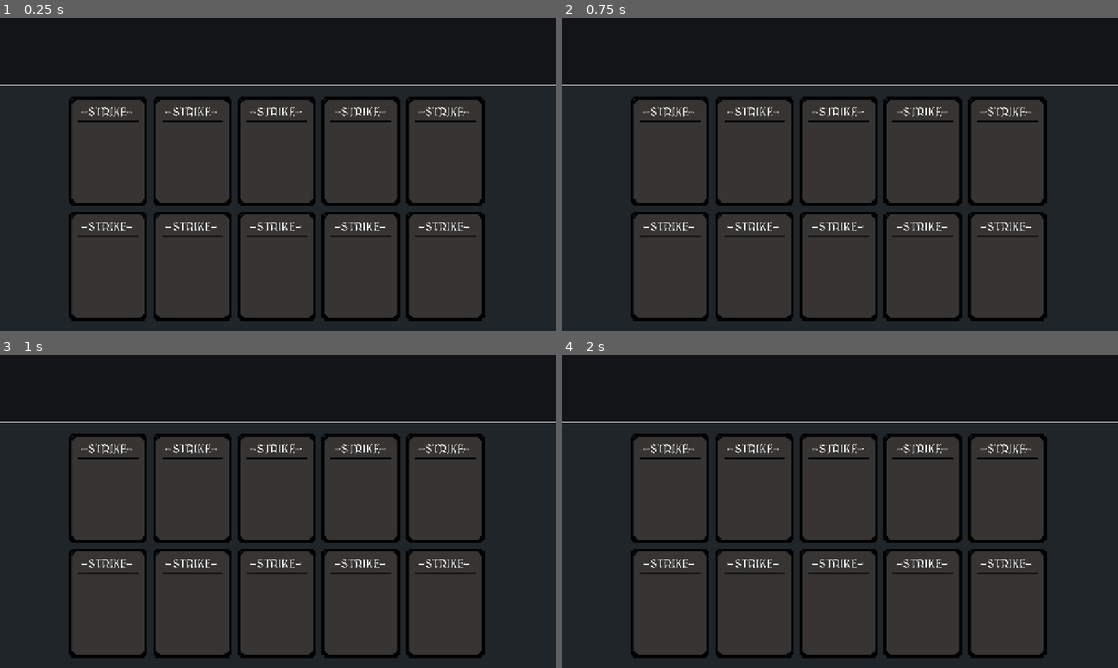
Above: before the commit, frames 1-4 (two rows, left to right).
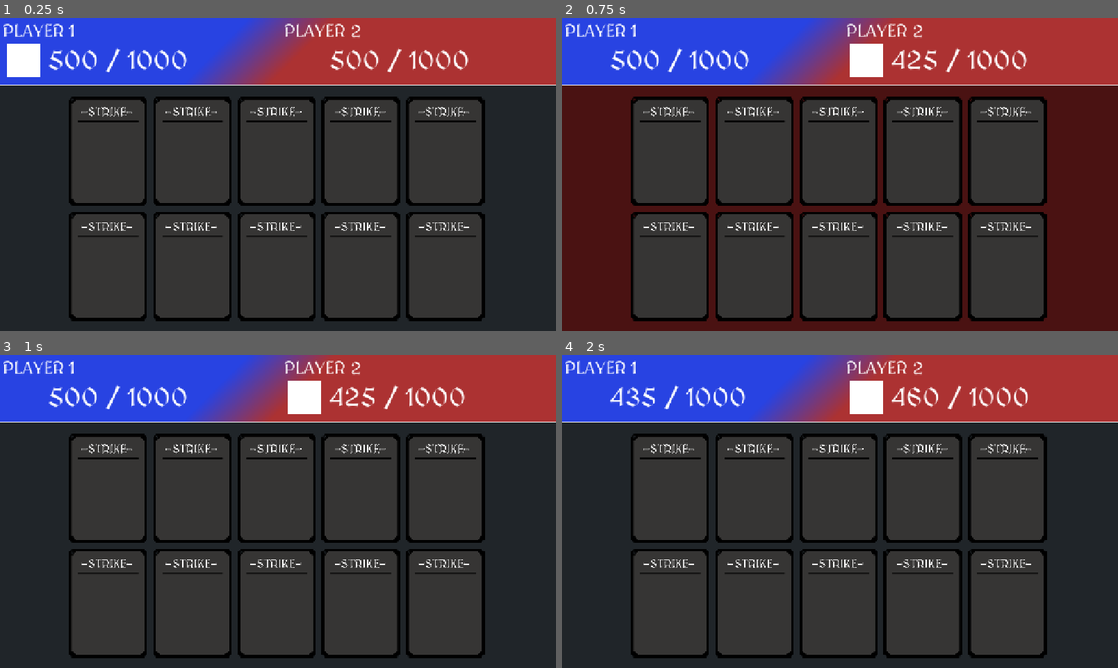
Above: after the commit, the same moments.

Repository: d3V-E/PVP
Game: Godot game, scene res://scenes/main_game.tscn
Two runs of this game, one before a commit and one after it. Both use one fixed random seed, a clock stepped at 60 frames per second and the inputs below. Before the commit the project has no main scene; this scene is started directly in both runs.
Inputs (mouse positions are in pixels of both pictures, inside the frame that each line leads up to):
- Up to frame 1 (0.25 s): no input
- Up to frame 2 (0.75 s): click (667, 152) at 0.5 s
- Up to frame 3 (1 s): no input
- Up to frame 4 (2 s): click (667, 602) at 1.25 s

The runs differ from the first frame. In frame 1, 21% of the frame differs, in the area x 0-100%, y 0-22%; in frame 2, 51%, in the area x 0-100%, y 0-100%; in frame 3, 21%; in frame 4, 21%.

Commit message:
Update 2

Diff:
--- a/project.godot
+++ b/project.godot
@@ -11,6 +11,7 @@
 [application]
 
 config/name="Blank w6"
+run/main_scene="uid://bl08qco3twe7o"
 config/features=PackedStringArray("4.7", "Forward Plus")
 config/icon="res://icon.svg"
 
--- a/scenes/main_game.tscn
+++ b/scenes/main_game.tscn
@@ -4,9 +4,11 @@
 [ext_resource type="Texture2D" uid="uid://c1atwek875286" path="res://assets/Main Background.png" id="2_0rdsr"]
 [ext_resource type="Texture2D" uid="uid://dg2ea4dwk6x86" path="res://assets/Heal.png" id="3_ipu61"]
 [ext_resource type="Texture2D" uid="uid://cgsqxivkrwi8s" path="res://assets/Damage.png" id="4_ygxny"]
-[ext_resource type="Texture2D" uid="uid://crfloxftcbkku" path="res://assets/Header.png" id="5_ipu61"]
+[ext_resource type="Texture2D" uid="uid://dk3bbvafo12q3" path="res://assets/Header Players.png" id="5_70vka"]
+[ext_resource type="FontFile" uid="uid://duhqq80b2uj1p" path="res://assets/MedievalSharp-Regular.ttf" id="6_2l77h"]
 [ext_resource type="Texture2D" uid="uid://dp80kygpyh5xh" path="res://assets/Breaker Line.png" id="6_ygxny"]
 [ext_resource type="Texture2D" uid="uid://bogipqc3l3ya7" path="res://assets/Holder .png" id="7_wi4c7"]
+[ext_resource type="Texture2D" uid="uid://dft0gt057vkrk" path="res://assets/Pointer.png" id="9_2l77h"]
 
 [node name="Main Game" type="Node2D" unique_id=447927896]
 script = ExtResource("1_s3esy")
@@ -29,8 +31,47 @@
 
 [node name="Header" type="Sprite2D" parent="Main Canvas" unique_id=795250219]
 position = Vector2(640, 76)
-scale = Vector2(1, 1.52)
-texture = ExtResource("5_ipu61")
+texture = ExtResource("5_70vka")
+
+[node name="Header Player 1" type="RichTextLabel" parent="Main Canvas/Header" unique_id=1550522902]
+offset_left = -634.0
+offset_top = -67.0
+offset_right = -455.0
+offset_bottom = -21.0
+theme_override_fonts/normal_font = ExtResource("6_2l77h")
+theme_override_font_sizes/normal_font_size = 40
+text = "PLAYER 1"
+vertical_alignment = 1
+
+[node name="Header Player 2" type="RichTextLabel" parent="Main Canvas/Header" unique_id=140573086]
+offset_left = 14.0
+offset_top = -67.0
+offset_right = 193.0
+offset_bottom = -21.0
+theme_override_fonts/normal_font = ExtResource("6_2l77h")
+theme_override_font_sizes/normal_font_size = 40
+text = "PLAYER 2"
+vertical_alignment = 1
+
+[node name="Player 1 Health" type="RichTextLabel" parent="Main Canvas/Header" unique_id=1920004960]
+offset_left = -529.0
+offset_top = -17.0
+offset_right = -29.0
+offset_bottom = 67.0
+theme_override_fonts/normal_font = ExtResource("6_2l77h")
+theme_override_font_sizes/normal_font_size = 60
+text = "1000 / 1000"
+vertical_alignment = 1
+
+[node name="Player 2 Health" type="RichTextLabel" parent="Main Canvas/Header" unique_id=1282813028]
+offset_left = 119.0
+offset_top = -17.0
+offset_right = 619.0
+offset_bottom = 67.0
+theme_override_fonts/normal_font = ExtResource("6_2l77h")
+theme_override_font_sizes/normal_font_size = 60
+text = "1000 / 1000"
+vertical_alignment = 1
 
 [node name="BreakerLine" type="Sprite2D" parent="Main Canvas" unique_id=2076992853]
 position = Vector2(640, 154)
@@ -105,3 +146,22 @@
 offset_right = 1115.0
 offset_bottom = 696.0
 texture_normal = ExtResource("7_wi4c7")
+
+[node name="Pointer1" type="Sprite2D" parent="Main Canvas" unique_id=1011917625]
+position = Vector2(54, 98)
+scale = Vector2(2.375, 2.375)
+texture = ExtResource("9_2l77h")
+
+[node name="Pointer2" type="Sprite2D" parent="Main Canvas" unique_id=523819324]
+position = Vector2(702.00006, 98)
+scale = Vector2(2.375, 2.375)
+texture = ExtResource("9_2l77h")
+
+[node name="AutoUpdate" type="Timer" parent="Main Canvas" unique_id=1583954011]
+autostart = true
+
+[connection signal="button_down" from="Main Canvas/Strike" to="." method="_on_strike_button_down"]
+[connection signal="button_up" from="Main Canvas/Strike" to="." method="_on_strike_button_up"]
+[connection signal="button_down" from="Main Canvas/Vampire" to="." method="_on_vampire_button_down"]
+[connection signal="button_up" from="Main Canvas/Vampire" to="." method="_on_vampire_button_up"]
+[connection signal="timeout" from="Main Canvas/AutoUpdate" to="." method="_on_auto_update_timeout"]
--- a/scripts/main_game.gd
+++ b/scripts/main_game.gd
@@ -2,7 +2,8 @@
 
 
 
-
+@onready var pointerp1:Sprite2D = $"Main Canvas/Pointer1"
+@onready var pointerp2:Sprite2D = $"Main Canvas/Pointer2"
 @onready var healbackground:Sprite2D = $"Main Canvas/Heal"
 @onready var dmgbackground:Sprite2D = $"Main Canvas/Damage"
 @onready var strike:TextureButton = $"Main Canvas/Strike"
@@ -14,23 +15,132 @@
 @onready var minipotion:TextureButton = $"Main Canvas/Mini poison"
 @onready var plague:TextureButton = $"Main Canvas/Plague"
 @onready var boost:TextureButton = $"Main Canvas/Boost"
-@onready var sheidl :TextureButton = $"Main Canvas/Sheild"
+@onready var sheild :TextureButton = $"Main Canvas/Sheild"
 
+@onready var p1ht : RichTextLabel = $"Main Canvas/Header/Player 1 Health"
+@onready var p2ht:RichTextLabel = $"Main Canvas/Header/Player 2 Health"
+
+var player1h = 500
+var player2h = 500
+var player1max = 1000
+var player2max = 1000
+var turn = "PLAYER1"
+var player1boost = 1
+var player2boost = 1
+var strikedmg = 75
+var vampiredmg = 65
+var vampireheal = 35
+var vampirep1 = 0
+var vampirep2 = 0
 
 
 func _ready():
 	healbackground.visible = false
 	dmgbackground.visible = false
+	strike.pivot_offset = strike.size / 2
+	vampire.pivot_offset = vampire.size / 2
+	meteor.pivot_offset = meteor.size / 2
+	quickheal.pivot_offset = quickheal.size / 2
+	clean.pivot_offset = clean.size / 2
+	light.pivot_offset = light.size / 2
+	minipotion.pivot_offset = minipotion.size / 2
+	plague.pivot_offset = plague.size / 2
+	boost.pivot_offset = boost.size / 2
+	sheild.pivot_offset = sheild.size / 2
+	update_ui()
+	p1ht.text = str(player1h) + " / " + str(player1max)
+	p2ht.text = str(player2h) + " / " + str(player2max)
 
 
 
 func damageanim():
 	dmgbackground.visible = true
-	await get_tree().create_timer(0.5).timeout
+	await get_tree().create_timer(0.2).timeout
 	dmgbackground.visible = false
 
 
 func healanim():
 	healbackground.visible = true
-	await get_tree().create_timer(0.5).timeout
+	await get_tree().create_timer(0.2).timeout
 	healbackground.visible = false
+
+
+
+
+
+
+
+func _on_strike_button_down():
+	var tween = get_tree().create_tween()
+	tween.tween_property(strike , "scale" , Vector2(.9 ,.9), .1)
+
+
+
+
+
+func _on_strike_button_up():
+	var tween = get_tree().create_tween()
+	tween.tween_property(strike , "scale" , Vector2(1 , 1) , .1)
+	if turn == "PLAYER1":
+		player2h -= 75
+		p2ht.text = str(player2h) + " / " + str(player2max)
+		damageanim()
+		turn = "PLAYER2"
+		update_ui()
+	elif turn == "PLAYER2":
+		player1h -= 75
+		p1ht.text = str(player1h) + " / " + str(player1max)
+		damageanim()
+		turn = "PLAYER1"
+		update_ui()
+
+
+
+func update_ui():
+	p1ht.text = str(player1h) + " / " + str(player1max)
+	p2ht.text = str(player2h) + " / " + str(player2max)
+	if turn == "PLAYER1":
+		pointerp1.visible = true
+		pointerp2.visible = false
+	elif turn == "PLAYER2":
+		pointerp1.visible = false
+		pointerp2.visible = true
+
+
+
+
+
+func _on_auto_update_timeout():
+	update_ui()
+
+
+
+
+
+
+func _on_vampire_button_down():
+	if turn == "PLAYER1" and vampirep1 == 0:
+		var tween = get_tree().create_tween()
+		tween.tween_property(vampire , "scale" , Vector2(.9 ,.9) , .1)
+	if turn == "PLAYER2" and vampirep2 == 0:
+		var tween = get_tree().create_tween()
+		tween.tween_property(vampire , "scale" , Vector2(.9 ,.9) ,.1)
+
+
+
+
+
+
+func _on_vampire_button_up():
+	if turn == "PLAYER1" and vampirep1 == 0:
+		var tween = get_tree().create_tween()
+		tween.tween_property(vampire , "scale" , Vector2(1 ,1) , .1)
+		player1h += vampireheal
+		player2h -= vampiredmg
+		vampirep1 = 2
+	if turn == "PLAYER2" and vampirep2 == 0:
+		var tween = get_tree().create_tween()
+		tween.tween_property(vampire , "scale" , Vector2(1 ,1) ,.1)
+		player2h += vampireheal
+		player1h -= vampiredmg
+		vampirep2 = 2
Binary file added: assets/Header Players.png
Not shown, added: assets/Header Players.png.import
Binary file added: assets/Pointer.png
Not shown, added: assets/Pointer.png.import
